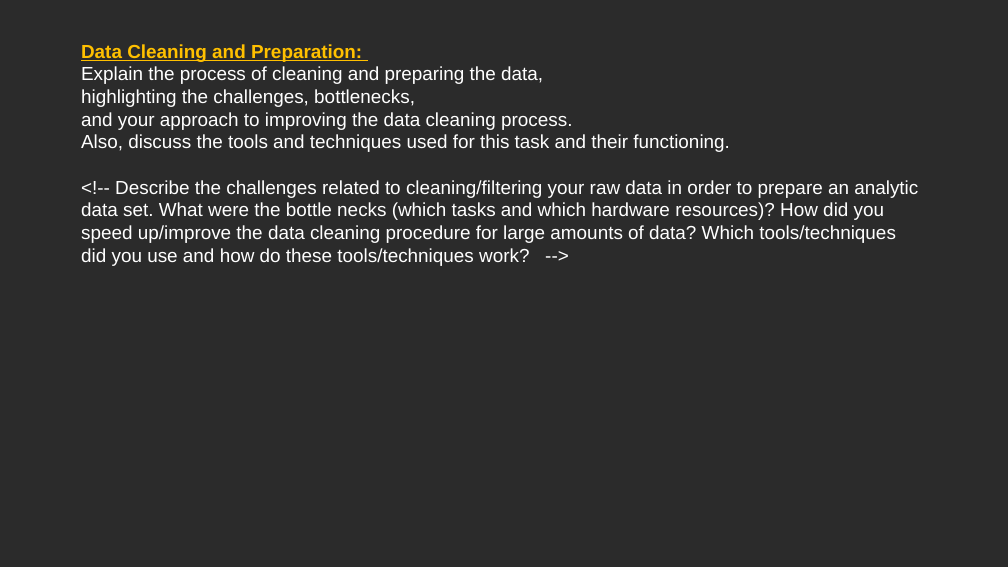
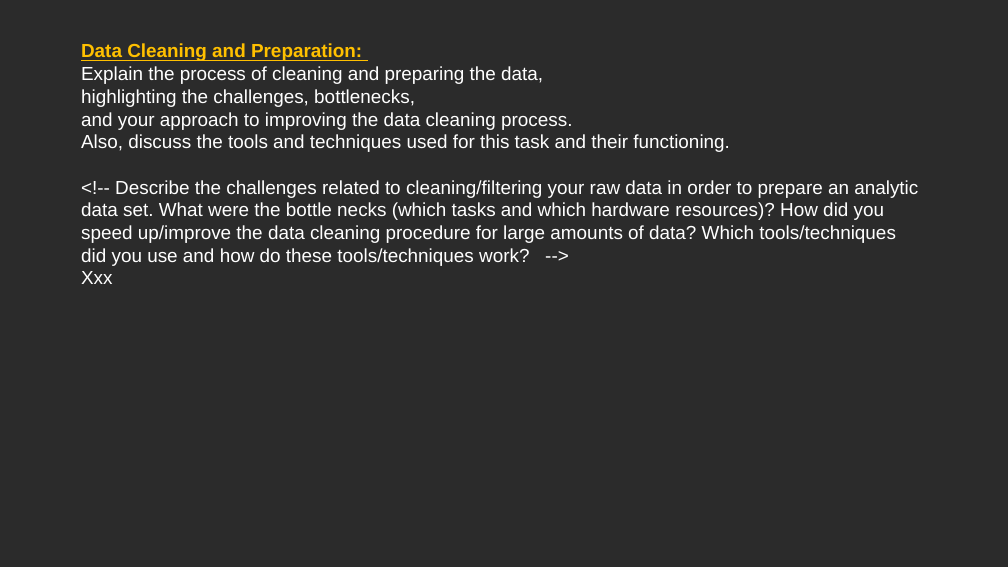
Before and after one commit to MarcoH97/Big-Data-project, a slide deck: slide 9 of 2023_05_24 - BDA - Big Data Big Dreams v0.pptx. Drawn at 1008x567 pixels with LibreOffice and Linux fonts; fonts in the diff are those of the drawing; background and template pictures are left out; a plain dark background stands for a picture behind light text. Boxes give left, top, right and bottom in pixels: in the first picture for what was removed or moved away, otherwise in the second. Text is boxed around its words. In the diff, an @@ line names an element or a change of style, - is before the commit and + after.

```diff
--- a/2023_05_24 - BDA - Big Data Big Dreams v0.pptx
+++ b/2023_05_24 - BDA - Big Data Big Dreams v0.pptx
@@ text at [81,180,918,284]: text changed @@
-<!-- Describe the challenges related to cleaning/filtering your raw data in order to prepare an analytic data set. What were the bottle necks (which tasks and which hardware resources)? How did you speed up/improve the data cleaning procedure for large amounts of data? Which tools/techniques did you use and how do these tools/techniques work? -->
+<!-- Describe the challenges related to cleaning/filtering your raw data in order to prepare an analytic data set. What were the bottle necks (which tasks and which hardware resources)? How did you speed up/improve the data cleaning procedure for large amounts of data? Which tools/techniques did you use and how do these tools/techniques work? -->
+Xxx
```
Also in this commit, not shown: 4 other slides changed, 11 other files.
